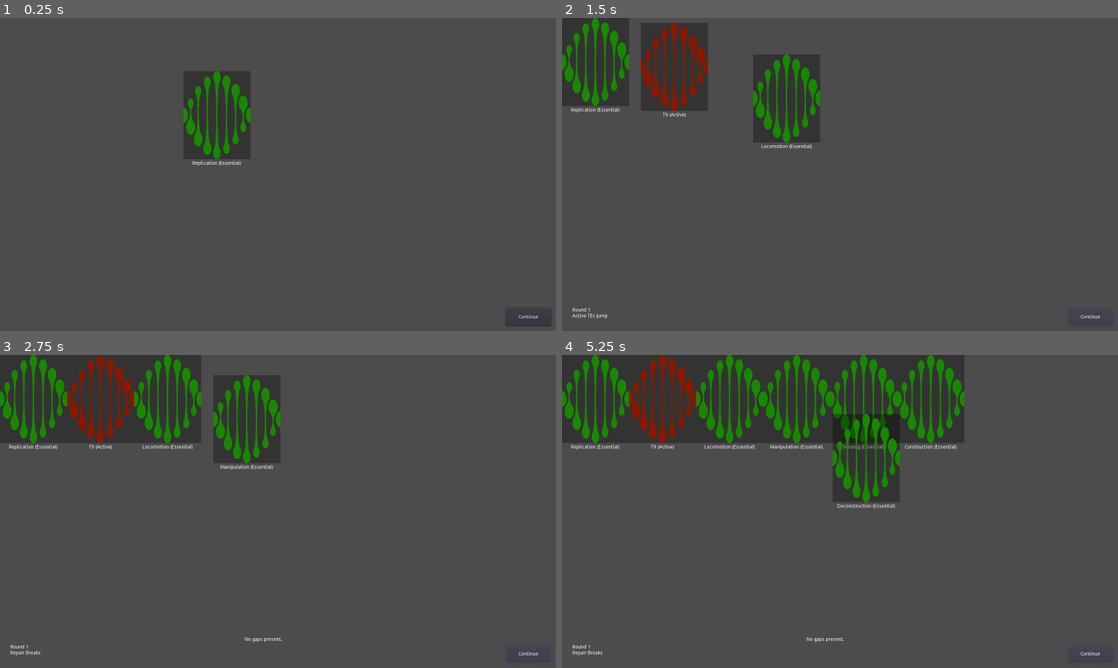
Above: before the commit, frames 1-4 (two rows, left to right).
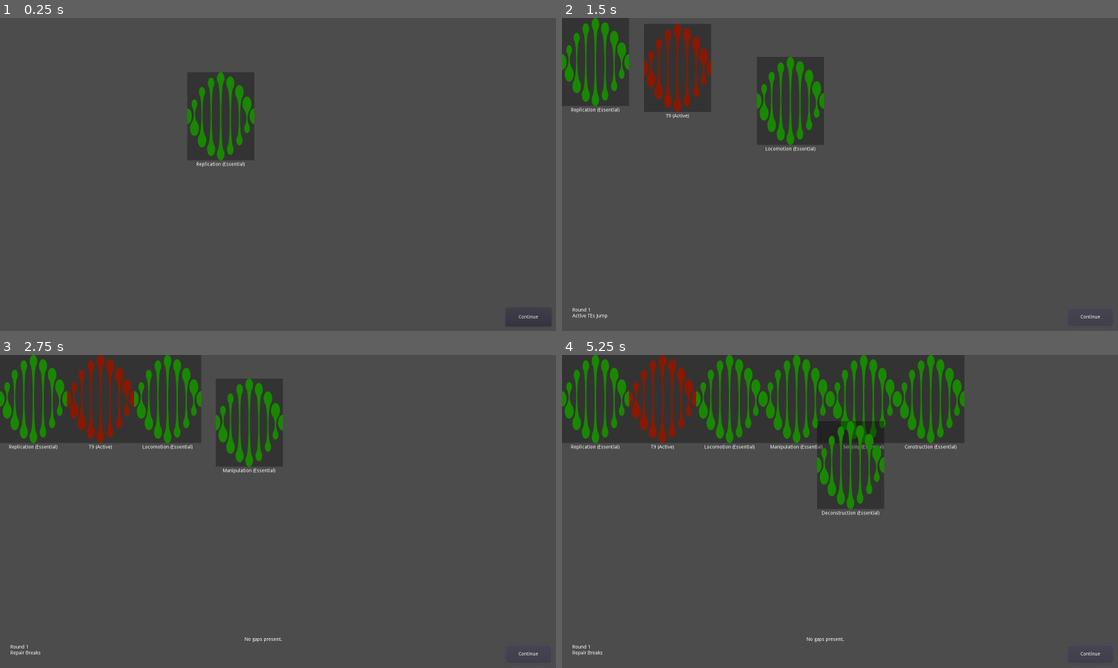
Above: after the commit, the same moments.

Repository: zachadel/GenomeEvolution
Game: Godot game, scene res://Scenes/CardTable.tscn
Same seed, same stepped clock (60 frames per second), same inputs: the game is played once before the commit and once after it.
Inputs:
- Up to frame 1 (0.25 s): no input
- Up to frame 2 (1.5 s): click "Continue" at 0.5 s; click "Continue" at 1.25 s
- Up to frame 3 (2.75 s): click "Continue" at 2 s
- Up to frame 4 (5.25 s): no input

The runs differ from the first frame. In frame 1, 1.9% of the frame differs, in the area x 33-46%, y 16-48%; in frame 2, 3.7%, in the area x 14-48%, y 1-43%; in frame 3, 1.8%; in frame 4, 2.9%.

Commit message:
Fix some bugs with animating insertions

Diff:
--- a/Scripts/Chromosome.gd
+++ b/Scripts/Chromosome.gd
@@ -59,25 +59,25 @@
 		# remove element from other chromosome
 		if (elm.get_cmsm() != null):
 			yield(remove_elm(elm), "completed");
-		if (elm.is_gap()):
-			print("gap");
-			# animate sliding of following elements
-			if (pos == get_child_count()):
+
+		if (pos == get_child_count()):
 				yield(get_tree(), "idle_frame");
-			else:
-				for i in range(pos, get_child_count()):
-					var start_pos = get_child(i).get_begin();
-					var end_pos = start_pos + Vector2(get_child(i).get_size().x, 0);
-					get_child(i).get_node("Tween").interpolate_property(get_child(i), "rect_position",
-						start_pos, end_pos, Game.animation_duration,Game.animation_ease, Game.animation_trans);
-					get_child(i).get_node("Tween").start();
-				yield(get_child(pos).get_node("Tween"), "tween_completed");
-			add_child(elm);
 		else:
+			# animate elements sliding right to make room
+			for i in range(pos, get_child_count()):
+				var start_pos = get_child(i).get_begin();
+				var end_pos = start_pos + Vector2(get_child(i).get_size().x, 0);
+				get_child(i).get_node("Tween").interpolate_property(get_child(i), "rect_position",
+					start_pos, end_pos, Game.animation_duration,Game.animation_ease, Game.animation_trans);
+				get_child(i).get_node("Tween").start();
+			yield(get_child(pos).get_node("Tween"), "tween_completed");
+		elm.hide();
+		yield(get_tree(), "idle_frame");
+		add_child(elm);
+		move_child(elm, pos);
+		elm.show();
+		if (!elm.is_gap()):
 			# animate insertion
-			elm.hide();
-			add_child(elm);
-			yield(get_tree(), "idle_frame");
 			var center = elm.get_cmsm().get_cmsm_pair().get_center();
 			var offset = center - elm.get_cmsm().get_parent().get_begin() - \
 			(elm.get_size() / 2.0);
@@ -85,11 +85,10 @@
 			elm.get_node("Tween").interpolate_property(elm, "rect_position",
 				 offset, end_pos, Game.animation_duration,
 				 Game.animation_ease, Game.animation_trans);
-			elm.show();
+			#elm.show();
 			elm.get_node("Tween").start();
 			yield(elm.get_node("Tween"), "tween_completed");
 		elm.connect("elm_clicked", self, "_propogate_click");
-	move_child(elm, pos);
 	return elm;
 
 func remove_elm(elm):
